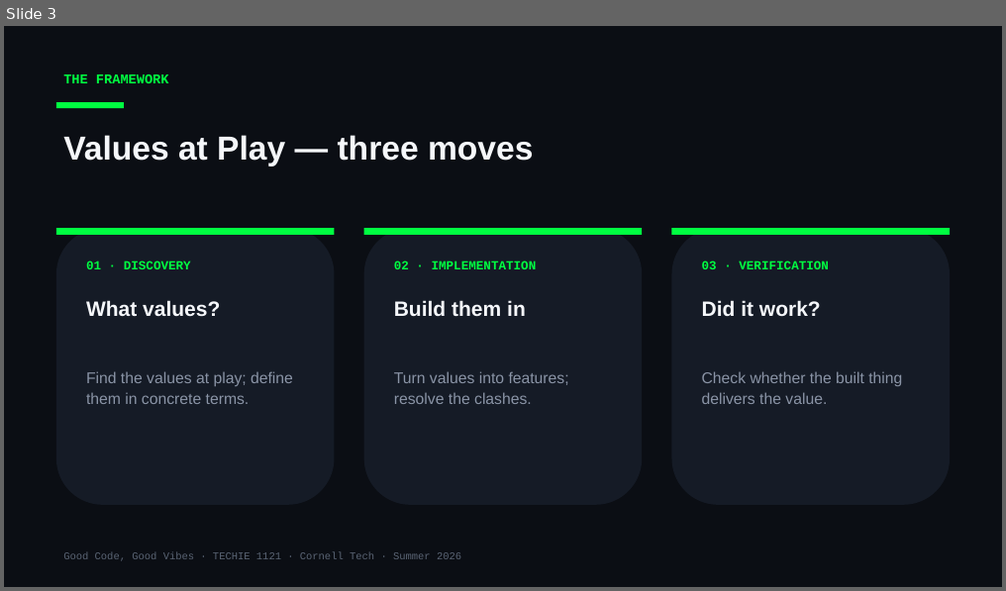
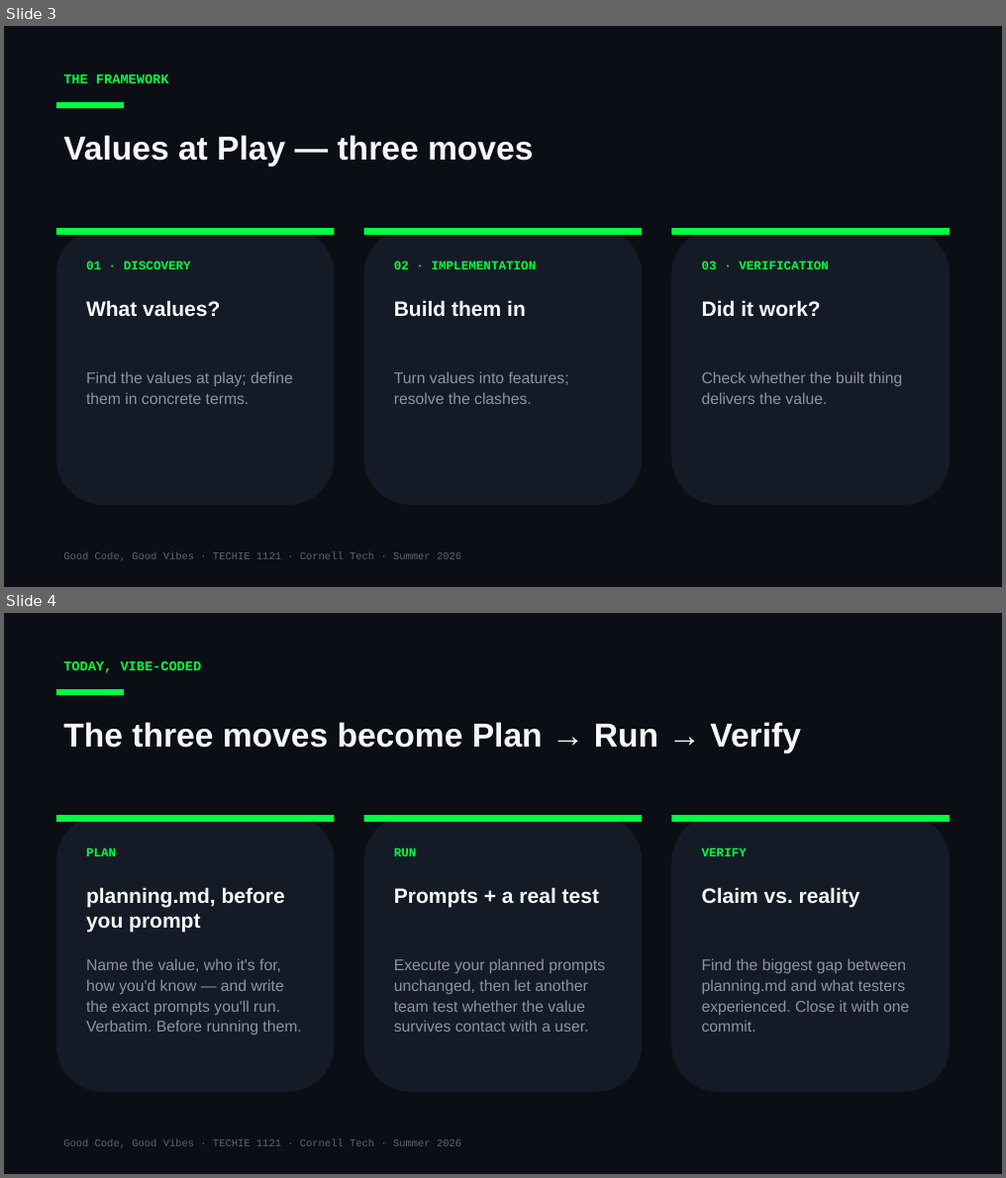
Before and after one commit to Cornell-Tech-Vibe-Coding-Summer-2026/website, a slide deck: slides/Week3-Tue-User-Testing-II.pptx. Shown one above the other, each under a label of ours: slide 3 before the commit, slides 3 and 4 after it. The pictures are 1006x591 and 1006x1178 pixels, drawn with LibreOffice and Linux fonts; fonts in the diff are those of the drawing. Boxes give left, top, right and bottom in pixels: in the first picture for what was removed or moved away, otherwise in the second. Text is boxed around its words. In the diff, an @@ line names an element or a change of style, - is before the commit and + after.

```diff
--- a/slides/Week3-Tue-User-Testing-II.pptx
+++ b/slides/Week3-Tue-User-Testing-II.pptx
@@ slide 4 added at (4, 613, 1002, 1174), background #0B0E14 @@
@@ text added at (63, 662, 202, 673), 13 pt, text #00FF41, bold @@
+TODAY, VIBE-CODED
@@ rectangle added at (56, 689, 124, 695), fill #00FF41 @@
@@ text added at (63, 722, 801, 754), 32 pt, text #F5F7FA, bold @@
+The three moves become Plan → Run → Verify
@@ rounded rectangle added at (56, 815, 334, 1092), fill #151B26 @@
@@ rectangle added at (56, 815, 334, 822), fill #00FF41 @@
@@ rounded rectangle added at (364, 815, 642, 1092), fill #151B26 @@
@@ rectangle added at (364, 815, 642, 822), fill #00FF41 @@
@@ rounded rectangle added at (672, 815, 949, 1092), fill #151B26 @@
@@ rectangle added at (672, 815, 949, 822), fill #00FF41 @@
@@ text added at (86, 848, 116, 857), 12 pt, text #00FF41, bold @@
+PLAN
@@ text added at (394, 848, 417, 857), 12 pt, text #00FF41, bold @@
+RUN
@@ text added at (702, 848, 746, 857), 12 pt, text #00FF41, bold @@
+VERIFY
@@ text added at (86, 887, 285, 932), 20 pt, text #F5F7FA, bold @@
+planning.md, before you prompt
@@ text added at (394, 887, 599, 907), 20 pt, text #F5F7FA, bold @@
+Prompts + a real test
@@ text added at (702, 887, 860, 907), 20 pt, text #F5F7FA, bold @@
+Claim vs. reality
@@ text added at (86, 959, 301, 1035), 15 pt, text #8A94A6 @@
+Name the value, who it's for, how you'd know — and write the exact prompts you'll run. Verbatim. Before running them.
@@ text added at (394, 959, 605, 1032), 15 pt, text #8A94A6 @@
+Execute your planned prompts unchanged, then let another team test whether the value survives contact with a user.
@@ text added at (702, 959, 909, 1032), 15 pt, text #8A94A6 @@
+Find the biggest gap between planning.md and what testers experienced. Close it with one commit.
@@ text added at (63, 1140, 461, 1149), 10 pt, text #5A6474 @@
+Good Code, Good Vibes · TECHIE 1121 · Cornell Tech · Summer 2026
```
Also in this commit, not shown: 2 slides changed, 1 other slide added, 3 other files.
